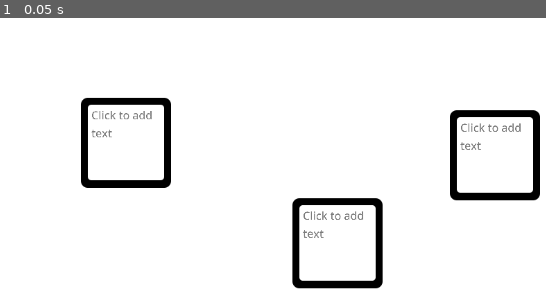
Above: before the commit, frame 1.
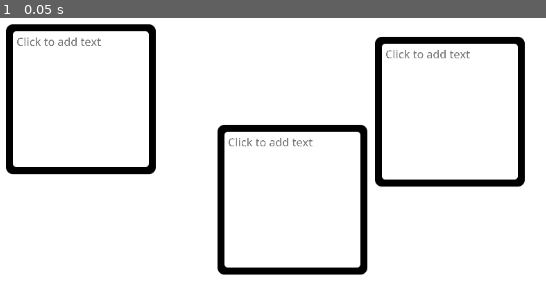
Above: after the commit, the same moment.

Repository: Shuflduf/Flow-Chart
Game: Godot game, scene res://scenes/main.tscn
Two runs of this game, one before a commit and one after it. Both use one fixed random seed, a clock stepped at 60 frames per second and the inputs below. The engine's default icon, where the game draws it, is replaced by a stand-in: a white triangle on a blue panel in a dark square.
Inputs:
- Up to frame 1 (0.05 s): no input

The runs differ from the first frame. In frame 1, 14% of the frame differs, in the area x 1-99%, y 2-98%.

Commit message:
stretching windows works now

Diff:
--- a/resources/temp.tscn
+++ /dev/null
@@ -1,20 +0,0 @@
-[gd_scene load_steps=3 format=3 uid="uid://capk7rweurlfj"]
-
-[ext_resource type="PackedScene" uid="uid://ecmwxqsguydy" path="res://scenes/main.tscn" id="1_fm5jc"]
-
-[sub_resource type="ViewportTexture" id="ViewportTexture_wj12d"]
-viewport_path = NodePath("SubViewport")
-
-[node name="Node2D" type="Node2D"]
-
-[node name="SubViewport" type="SubViewport" parent="."]
-size = Vector2i(1920, 1080)
-size_2d_override_stretch = true
-
-[node name="Panel" parent="SubViewport" instance=ExtResource("1_fm5jc")]
-
-[node name="Sprite2D" type="Sprite2D" parent="."]
-texture = SubResource("ViewportTexture_wj12d")
-
-[node name="Camera2D" type="Camera2D" parent="."]
-position = Vector2(-372, -210)
--- /dev/null
+++ b/scenes/chart.tscn
@@ -0,0 +1,40 @@
+[gd_scene load_steps=4 format=3 uid="uid://ecmwxqsguydy"]
+
+[ext_resource type="Script" path="res://scripts/main.gd" id="1_pes5c"]
+[ext_resource type="PackedScene" uid="uid://bt8ik1p2capsh" path="res://scenes/node.tscn" id="1_rjsrk"]
+
+[sub_resource type="StyleBoxFlat" id="StyleBoxFlat_l7x4y"]
+bg_color = Color(1, 1, 1, 1)
+
+[node name="Panel" type="Panel"]
+z_index = -4096
+anchors_preset = 15
+anchor_right = 1.0
+anchor_bottom = 1.0
+grow_horizontal = 2
+grow_vertical = 2
+theme_override_styles/panel = SubResource("StyleBoxFlat_l7x4y")
+script = ExtResource("1_pes5c")
+
+[node name="Node" parent="." instance=ExtResource("1_rjsrk")]
+layout_mode = 1
+offset_left = 283.512
+offset_top = 221.152
+offset_right = 284.488
+offset_bottom = 221.848
+
+[node name="Node2" parent="." instance=ExtResource("1_rjsrk")]
+layout_mode = 1
+offset_left = 588.512
+offset_top = 366.152
+offset_right = 589.488
+offset_bottom = 366.848
+
+[node name="Node3" parent="." instance=ExtResource("1_rjsrk")]
+layout_mode = 1
+offset_left = 815.512
+offset_top = 239.152
+offset_right = 816.488
+offset_bottom = 239.848
+
+[connection signal="gui_input" from="." to="." method="_on_gui_input"]
--- a/scenes/main.tscn
+++ b/scenes/main.tscn
@@ -1,40 +1,41 @@
-[gd_scene load_steps=4 format=3 uid="uid://ecmwxqsguydy"]
+[gd_scene load_steps=4 format=3 uid="uid://capk7rweurlfj"]
 
-[ext_resource type="Script" path="res://scripts/main.gd" id="1_pes5c"]
-[ext_resource type="PackedScene" uid="uid://bt8ik1p2capsh" path="res://scenes/node.tscn" id="1_rjsrk"]
+[ext_resource type="PackedScene" uid="uid://ecmwxqsguydy" path="res://scenes/chart.tscn" id="1_v8b4m"]
 
-[sub_resource type="StyleBoxFlat" id="StyleBoxFlat_l7x4y"]
+[sub_resource type="ViewportTexture" id="ViewportTexture_wj12d"]
+viewport_path = NodePath("SubViewport")
+
+[sub_resource type="StyleBoxFlat" id="StyleBoxFlat_tk7o7"]
 bg_color = Color(1, 1, 1, 1)
 
-[node name="Panel" type="Panel"]
+[node name="Node2D" type="Node2D"]
+
+[node name="SubViewport" type="SubViewport" parent="."]
+physics_object_picking = true
+physics_object_picking_sort = true
+size = Vector2i(1920, 1080)
+size_2d_override_stretch = true
+
+[node name="Panel" parent="SubViewport" instance=ExtResource("1_v8b4m")]
+
+[node name="Sprite2D" type="Sprite2D" parent="."]
+position = Vector2(2, 0)
+texture = SubResource("ViewportTexture_wj12d")
+
+[node name="Camera2D" type="Camera2D" parent="."]
+position = Vector2(-317, -153)
+
+[node name="CanvasLayer" type="CanvasLayer" parent="Camera2D"]
+layer = -128
+
+[node name="Panel" type="Panel" parent="Camera2D/CanvasLayer"]
 z_index = -4096
-anchors_preset = 15
-anchor_right = 1.0
-anchor_bottom = 1.0
+anchors_preset = -1
+anchor_right = 3.333
+anchor_bottom = 3.333
+offset_right = 0.383789
+offset_bottom = 0.21582
 grow_horizontal = 2
 grow_vertical = 2
-theme_override_styles/panel = SubResource("StyleBoxFlat_l7x4y")
-script = ExtResource("1_pes5c")
-
-[node name="Node" parent="." instance=ExtResource("1_rjsrk")]
-layout_mode = 1
-offset_left = 283.512
-offset_top = 221.152
-offset_right = 284.488
-offset_bottom = 221.848
-
-[node name="Node2" parent="." instance=ExtResource("1_rjsrk")]
-layout_mode = 1
-offset_left = 588.512
-offset_top = 366.152
-offset_right = 589.488
-offset_bottom = 366.848
-
-[node name="Node3" parent="." instance=ExtResource("1_rjsrk")]
-layout_mode = 1
-offset_left = 815.512
-offset_top = 239.152
-offset_right = 816.488
-offset_bottom = 239.848
-
-[connection signal="gui_input" from="." to="." method="_on_gui_input"]
+mouse_filter = 2
+theme_override_styles/panel = SubResource("StyleBoxFlat_tk7o7")
--- a/scripts/main.gd
+++ b/scripts/main.gd
@@ -34,6 +34,7 @@
 
 func _on_gui_input(event):
 	if event.is_action_pressed("mouse_left"):
+		print("backround")
 		for child in get_children():
 			if child is FlowChartNode:
 				child._on_text_edit_focus_exited()
